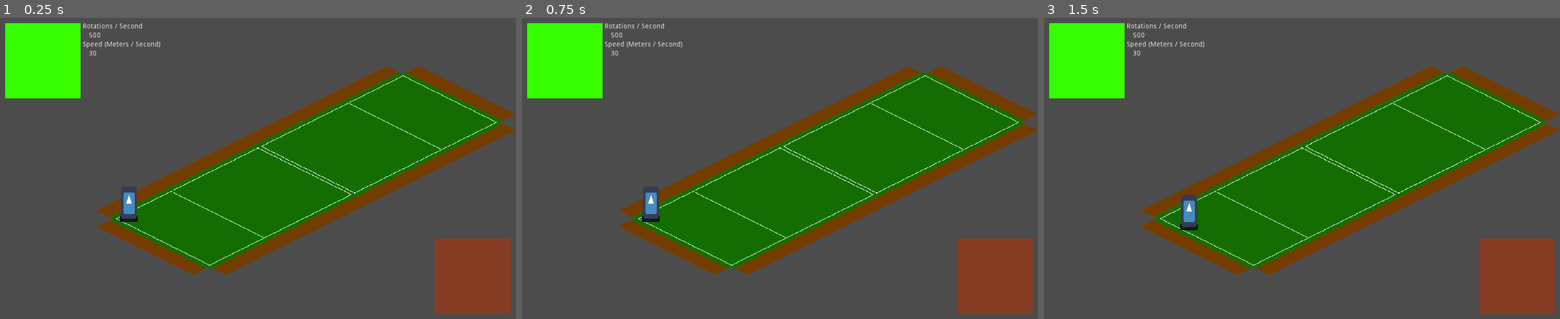
Above: before the commit, frames 1-3 (left to right).
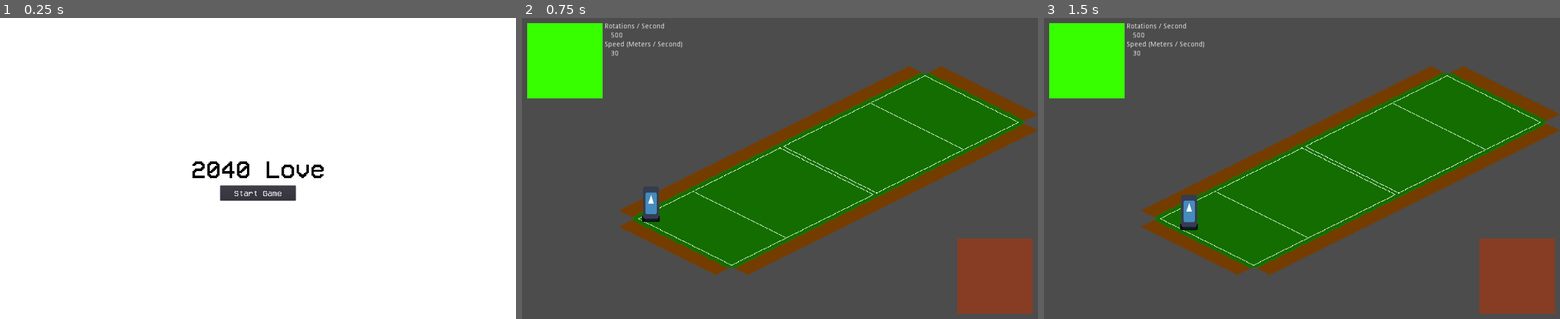
Above: after the commit, the same moments.

Repository: flarkminator/HF_01
Game: Godot game, scene res://Scenes/Interfaces/TitleScreen.tscn
The game is run twice, just before and just after one commit, with the same random seed, the same clock (stepped at 60 frames per second) and the same inputs. Before the commit the project starts from res://Scenes/TestMap.tscn. The engine's default icon, where the game draws it, is replaced by a stand-in: a white triangle on a blue panel in a dark square.
Inputs (mouse positions are in pixels of both pictures, inside the frame that each line leads up to):
- Up to frame 1 (0.25 s): no input
- Up to frame 2 (0.75 s): click (780, 192) at 0.5 s, where only the run after the commit has a clickable "Start Game"
- Up to frame 3 (1.5 s): tap Enter (ui_accept) at 1.25, 1.35 s; hold Right (ui_right) from 1.28 s (still down)

The runs differ from the first frame. In frame 1, 100% of the frame differs, in the area x 0-100%, y 0-100%; in frame 2, nothing differs; in frame 3, nothing differs.

Commit message:
Added a font style, just so I could create a title screen Created a title screen so that I could work on the match intro flow, which will segue into proper handling of input

Diff:
--- /dev/null
+++ b/Scenes/Interfaces/TitleScreen.tscn
@@ -0,0 +1,53 @@
+[gd_scene load_steps=5 format=2]
+
+[ext_resource path="res://Scripts/TitleScreen.gd" type="Script" id=1]
+[ext_resource path="res://Art/Interface/Fonts/VCR_OSD_MONO_1.001.ttf" type="DynamicFontData" id=2]
+
+[sub_resource type="DynamicFont" id=1]
+size = 100
+font_data = ExtResource( 2 )
+
+[sub_resource type="DynamicFont" id=2]
+size = 32
+extra_spacing_top = 10
+extra_spacing_bottom = 10
+font_data = ExtResource( 2 )
+
+[node name="TitleScreen" type="Control"]
+anchor_right = 1.0
+anchor_bottom = 1.0
+script = ExtResource( 1 )
+
+[node name="Background" type="ColorRect" parent="."]
+anchor_right = 1.0
+anchor_bottom = 1.0
+
+[node name="Label" type="Label" parent="."]
+anchor_left = 0.5
+anchor_top = 0.5
+anchor_right = 0.5
+anchor_bottom = 0.5
+margin_left = -324.5
+margin_top = -63.0
+margin_right = 324.5
+margin_bottom = 63.0
+custom_fonts/font = SubResource( 1 )
+custom_colors/font_color = Color( 0, 0, 0, 1 )
+text = "2040 Love"
+align = 1
+valign = 1
+
+[node name="Button" type="Button" parent="."]
+anchor_left = 0.5
+anchor_top = 0.5
+anchor_right = 0.5
+anchor_bottom = 0.5
+margin_left = -150.0
+margin_top = 68.4556
+margin_right = 150.0
+margin_bottom = 128.456
+rect_min_size = Vector2( 300, 60 )
+custom_fonts/font = SubResource( 2 )
+text = "Start Game"
+
+[connection signal="pressed" from="Button" to="." method="_on_Button_pressed"]
--- a/Scripts/GM_Match.gd
+++ b/Scripts/GM_Match.gd
@@ -5,12 +5,14 @@
 extends Node
 
 var _tennis_ball_asset = preload("res://Scenes/TennisBall.tscn")
+var _map = preload("res://Scenes/TestMap.tscn")
 var _tennis_ball = _tennis_ball_asset.instance()
 var _player = preload("res://Scenes/Player.tscn").instance()
 
 var time_step = 0.01 # In seconds
 
-
+func _ready():
+	_player.connect("action_menu", self, "_on_Player_action_menu")
 
 func get_ball():
 	return _tennis_ball_asset.instance()
@@ -21,3 +23,28 @@
 #warning-ignore:unused_argument
 func move_time_forward(delta):
 	pass
+
+func _on_Player_action_menu():
+	print("Action!")
+
+
+# Handles all the functionality related to loading into a match, playing it's intro, and capturing
+# match relalted events. Also handles pausing the match, when menus popup.
+func match_load(level, opponent) -> bool:
+	get_tree().change_scene_to(_map)
+	return true
+
+func match_intro():
+	pass
+
+func match_start():
+	pass
+
+func match_loop():
+	pass
+
+func match_pause():
+	pass
+
+func match_end():
+	pass
--- a/Scripts/Player.gd
+++ b/Scripts/Player.gd
@@ -1,6 +1,7 @@
 extends Node2D
 
 signal serve_ball(location, direction)
+signal action_menu()
 
 var launch_pitch = deg2rad(25) # Degrees pitch
 var launch_yaw = deg2rad(5) # Degrees yaw
@@ -24,6 +25,8 @@
 		move_by(Vector2(0, 1))
 	if Input.is_action_just_pressed("ui_left"):
 		move_by(Vector2(0, -1))
+	if Input.is_action_just_pressed("ui_accept"):
+		emit_signal("action_menu")
 	if Input.is_action_just_pressed("ui_spawnball"):
 		launch_yaw = deg2rad(rand_range(-5,5))
 		launch_pitch = deg2rad(rand_range(10,10))
--- /dev/null
+++ b/Scripts/TitleScreen.gd
@@ -0,0 +1,8 @@
+extends Control
+
+func _ready():
+	pass
+
+
+func _on_Button_pressed():
+	GM_Match.match_load("some match", "some opponent")
--- a/project.godot
+++ b/project.godot
@@ -16,7 +16,7 @@
 [application]
 
 config/name="HF_01"
-run/main_scene="res://Scenes/TestMap.tscn"
+run/main_scene="res://Scenes/Interfaces/TitleScreen.tscn"
 config/icon="res://icon.png"
 
 [autoload]
@@ -33,7 +33,7 @@
 
 ui_spawnball={
 "deadzone": 0.5,
-"events": [ Object(InputEventKey,"resource_local_to_scene":false,"resource_name":"","device":0,"alt":false,"shift":false,"control":false,"meta":false,"command":false,"pressed":false,"scancode":65,"unicode":0,"echo":false,"script":null)
+"events": [ Object(InputEventKey,"resource_local_to_scene":false,"resource_name":"","device":0,"alt":false,"shift":false,"control":false,"meta":false,"command":false,"pressed":false,"scancode":49,"unicode":0,"echo":false,"script":null)
  ]
 }
 
Binary file added: Art/Interface/Fonts/VCR_OSD_MONO_1.001.ttf
